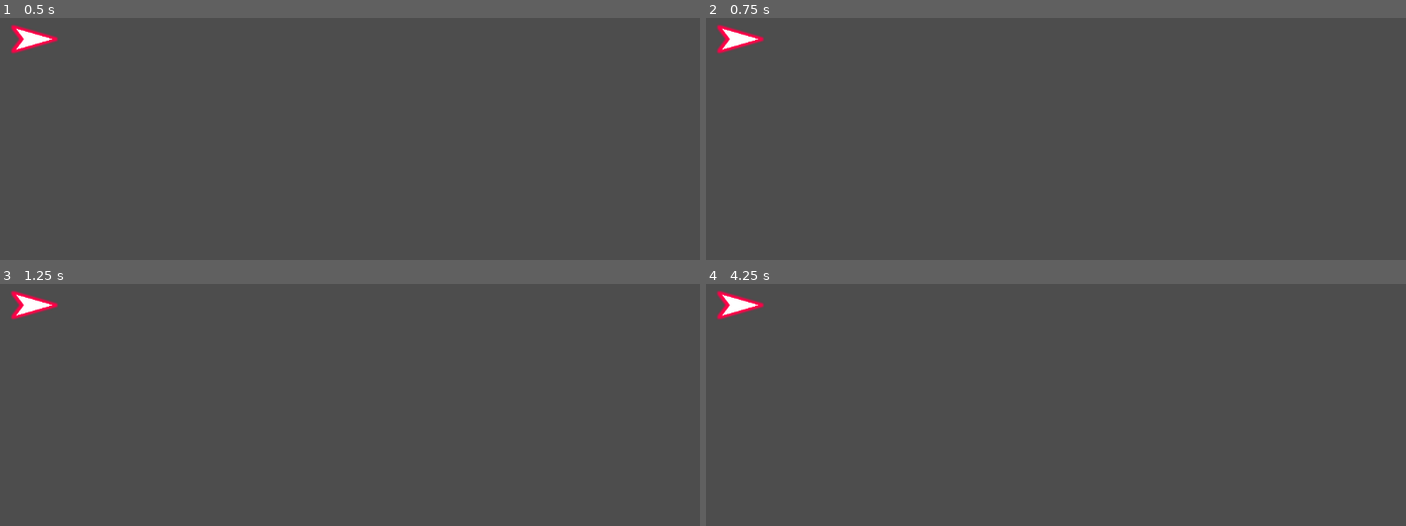
Above: before the commit, frames 1-4 (two rows, left to right).
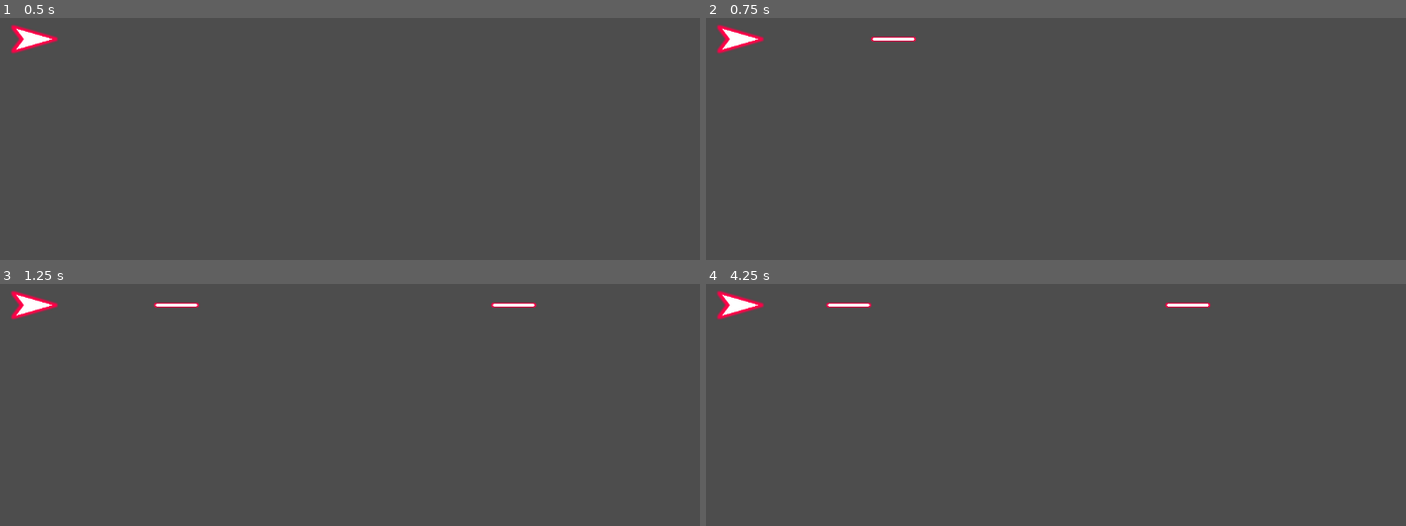
Above: after the commit, the same moments.

Repository: MUmarShahbaz/Signal
Game: Godot game, scene res://components/game/game.tscn
Two runs of this game, one before a commit and one after it. Both use one fixed random seed, a clock stepped at 60 frames per second and the inputs below.
Inputs:
- Up to frame 1 (0.5 s): no input
- Up to frame 2 (0.75 s): tap Enter at 0.5 s; hold Right from 0.53 s (still down); tap Alt at 0.6 s
- Up to frame 3 (1.25 s): keep holding Right
- Up to frame 4 (4.25 s): release Right at 1.28 s; hold Down (down) 1.28-2.03 s; tap Shift at 1.35, 2.85 s; hold Right 2.03-2.78 s; tap Alt at 2.1, 3.6 s; tap Space at 2.75 s; hold Up (up) 2.78-3.53 s; hold Left from 3.53 s (still down)

Frame 1 is identical in both runs. In frame 2, 0.1% of the frame differs, in the area x 23-31%, y 7-10%; in frame 3, 0.3%, in the area x 21-77%, y 7-10%; in frame 4, 0.3%.
Error before the commit: Cannot call method 'instantiate' on a null value. (res://components/projectile_launcher/projectile_launcher.gd:26)

Commit message:
Made the Projectile!!

Diff:
--- a/components/player/player.tscn
+++ b/components/player/player.tscn
@@ -1,8 +1,9 @@
-[gd_scene load_steps=17 format=3 uid="uid://buyxmhmvc54s8"]
+[gd_scene load_steps=18 format=3 uid="uid://buyxmhmvc54s8"]
 
 [ext_resource type="Script" uid="uid://onejl0gnfp82" path="res://components/player/player.gd" id="1_kfe3d"]
 [ext_resource type="Texture2D" uid="uid://mnlk88j12agc" path="res://components/player/sprite.png" id="1_t3162"]
 [ext_resource type="PackedScene" uid="uid://dgamo7bet13wv" path="res://components/projectile_launcher/projectile_launcher.tscn" id="3_ph1f6"]
+[ext_resource type="PackedScene" uid="uid://co8tdeoa5i11i" path="res://components/shot/shot1.tscn" id="4_wa6cj"]
 
 [sub_resource type="Animation" id="Animation_kfe3d"]
 length = 0.001
@@ -138,8 +139,14 @@
 graph_offset = Vector2(0, -46.6176)
 
 [node name="Player" type="CharacterBody2D" groups=["player"]]
+z_index = 1
 collision_layer = 2
 script = ExtResource("1_kfe3d")
+
+[node name="Projectile Launcher" parent="." instance=ExtResource("3_ph1f6")]
+projectile = ExtResource("4_wa6cj")
+force = 100.0
+offset = Vector2(30, 0)
 
 [node name="sprite" type="Sprite2D" parent="."]
 rotation = 1.5708
@@ -159,5 +166,3 @@
 [node name="collider" type="CollisionPolygon2D" parent="."]
 visible = false
 polygon = PackedVector2Array(-28, 0, -72, 60, 134, 0, -72, -60)
-
-[node name="Projectile Launcher" parent="." instance=ExtResource("3_ph1f6")]
--- a/components/projectile_launcher/projectile_launcher.gd
+++ b/components/projectile_launcher/projectile_launcher.gd
@@ -8,23 +8,24 @@
 @export var projectile: PackedScene
 @export var force: float
 @export var offset: Vector2
-@export var interval: float = 1.0
+@export var interval: float = 0.5
 
 var last_shot: float = 0
 
 func _process(delta: float) -> void:
 	last_shot += delta
 	if last_shot > interval:
-		last_shot = 0
 		if is_player:
-			launch(Vector2.RIGHT)
+			if not (Input.is_action_pressed("up") or Input.is_action_pressed("down")):
+				launch(Vector2.RIGHT)
+				last_shot = 0
 		else:
 			launch(-character.global_position + player.global_position)
-
+			last_shot = 0
 
 func launch(target: Vector2):
 	var new_projectile: Projecile = projectile.instantiate()
 	new_projectile.global_position = character.global_position + offset
 	new_projectile.rotate(atan2(target.y, target.x))
 	character.add_sibling(new_projectile)
-	new_projectile.apply_force(target.normalized()*force)
+	new_projectile.apply_force(target.normalized()*force*1000)
--- a/components/shot/shot1.tscn
+++ b/components/shot/shot1.tscn
@@ -1,11 +1,22 @@
-[gd_scene load_steps=3 format=3 uid="uid://co8tdeoa5i11i"]
+[gd_scene load_steps=4 format=3 uid="uid://co8tdeoa5i11i"]
 
 [ext_resource type="Script" uid="uid://cj446bk688tlo" path="res://components/shot/shot.gd" id="1_f2hnp"]
 [ext_resource type="Texture2D" uid="uid://d04aqg2nl8q8t" path="res://components/shot/sprite1.png" id="2_cxajf"]
 
-[node name="RigidBody2D" type="RigidBody2D"]
+[sub_resource type="CapsuleShape2D" id="CapsuleShape2D_f2hnp"]
+radius = 5.0
+height = 106.0
+
+[node name="Shot1" type="RigidBody2D"]
+collision_layer = 8
+collision_mask = 4
+gravity_scale = 0.0
 script = ExtResource("1_f2hnp")
 metadata/_custom_type_script = "uid://cj446bk688tlo"
 
 [node name="Sprite2D" type="Sprite2D" parent="."]
 texture = ExtResource("2_cxajf")
+
+[node name="CollisionShape2D" type="CollisionShape2D" parent="."]
+rotation = 1.5708
+shape = SubResource("CapsuleShape2D_f2hnp")
